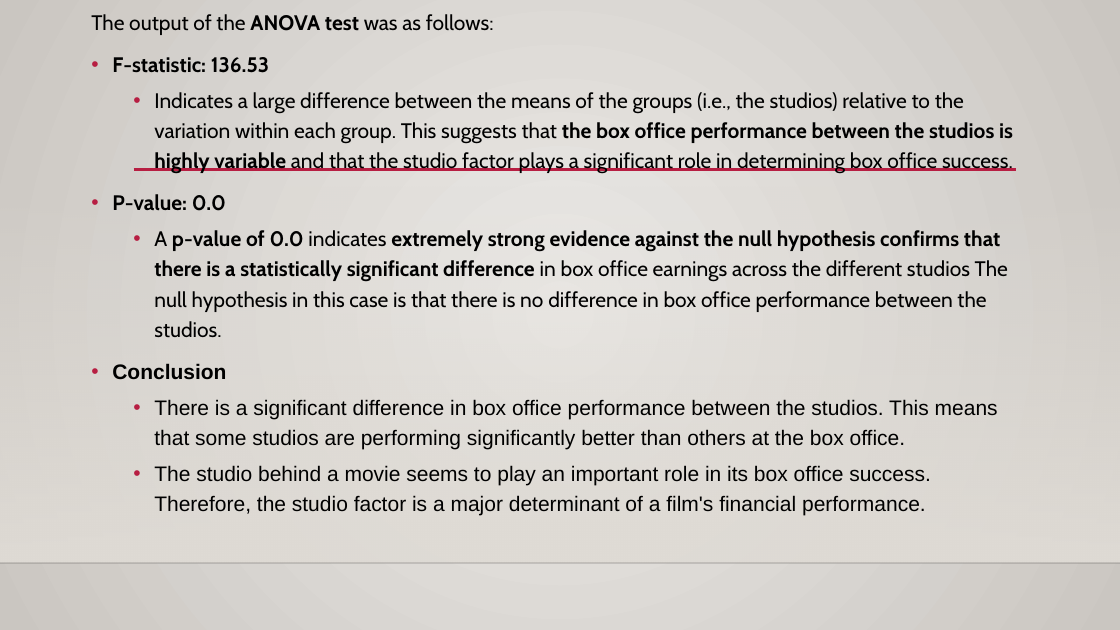
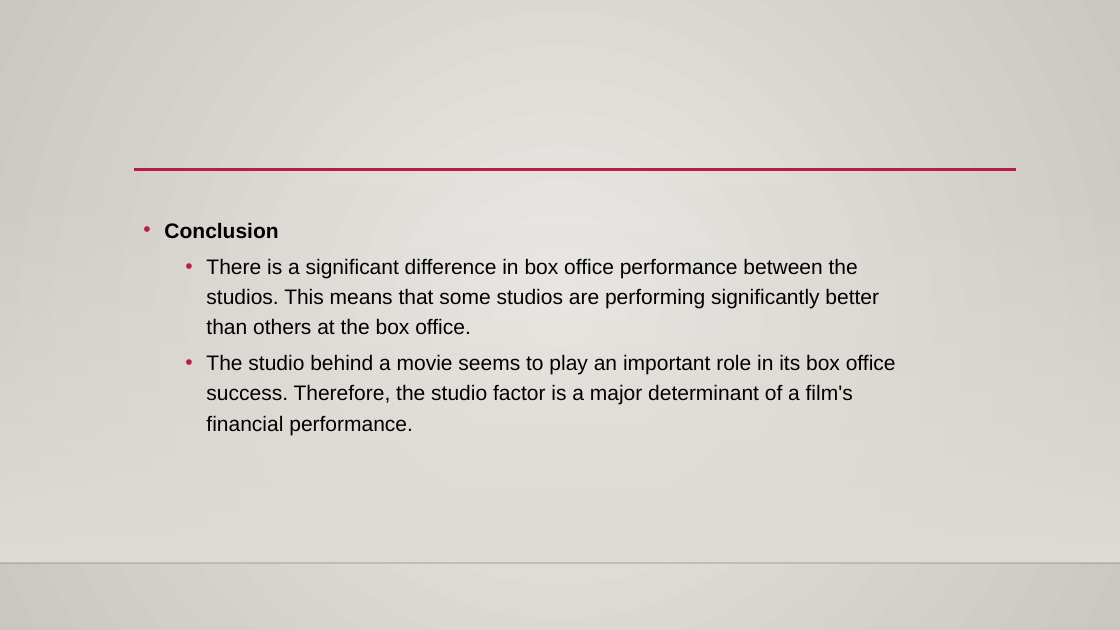
Before and after one commit to Abond1234/Dsc-Phase-2-project-2025, a slide deck: slide 11 of movie studio project.pptx (slide 9 before the commit). Drawn at 1120x630 pixels with LibreOffice and Linux fonts; fonts in the diff are those of the drawing; background and template pictures are left out. Boxes give left, top, right and bottom in pixels: in the first picture for what was removed or moved away, otherwise in the second. Text is boxed around its words. In the diff, an @@ line names an element or a change of style, - is before the commit and + after.

Commit message:
Update movie studio project presentation

```diff
--- a/movie studio project.pptx
+++ b/movie studio project.pptx
@@ text at (x1=91, y1=14, x2=1013, y2=338): paragraphs removed @@
-The output of the ANOVA test was as follows:
-• F-statistic: 136.53
-  • Indicates a large difference between the means of the groups (i.e., the studios) relative to the variation within each group. This suggests that the box office performance between the studios is highly variable and that the studio factor plays a significant role in determining box office success.
-• P-value: 0.0
-  • A p-value of 0.0 indicates extremely strong evidence against the null hypothesis confirms that there is a statistically significant difference in box office earnings across the different studios The null hypothesis in this case is that there is no difference in box office performance between the studios.
@@ text "Conclusion" moved from (x1=91, y1=14, x2=1013, y2=516) to (x1=164, y1=222, x2=896, y2=435) @@
```
Also in this commit, not shown: 11 other slides changed, 9 slides added, 2 slides removed.
